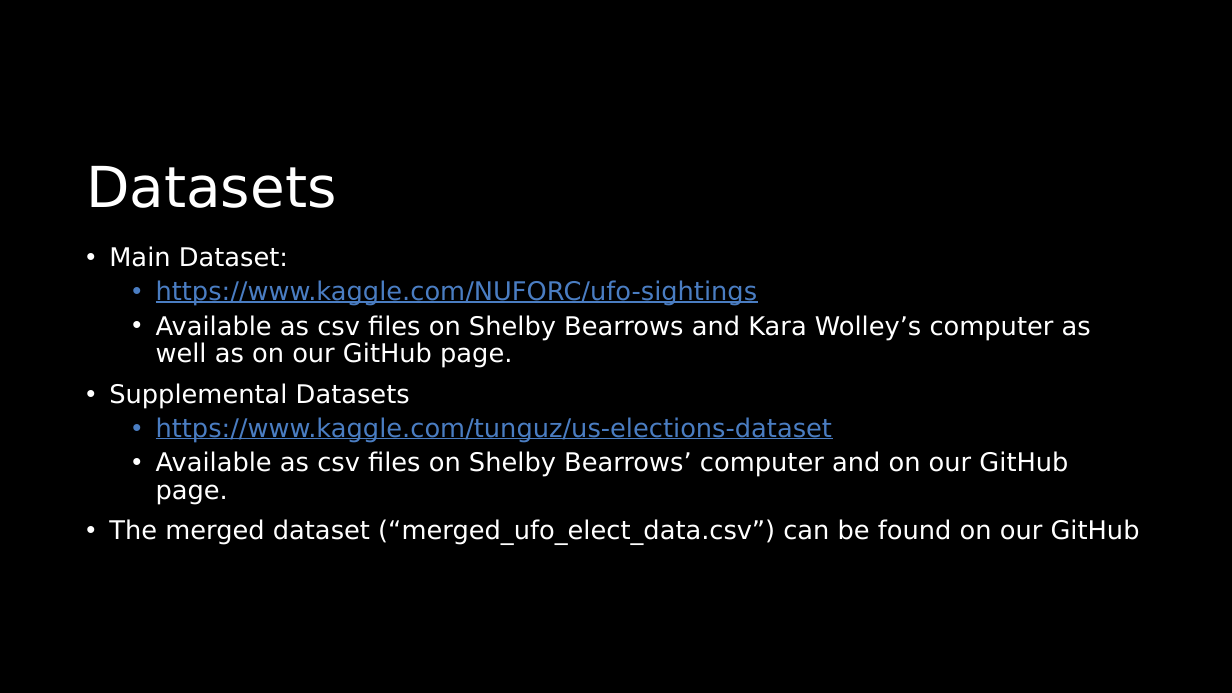
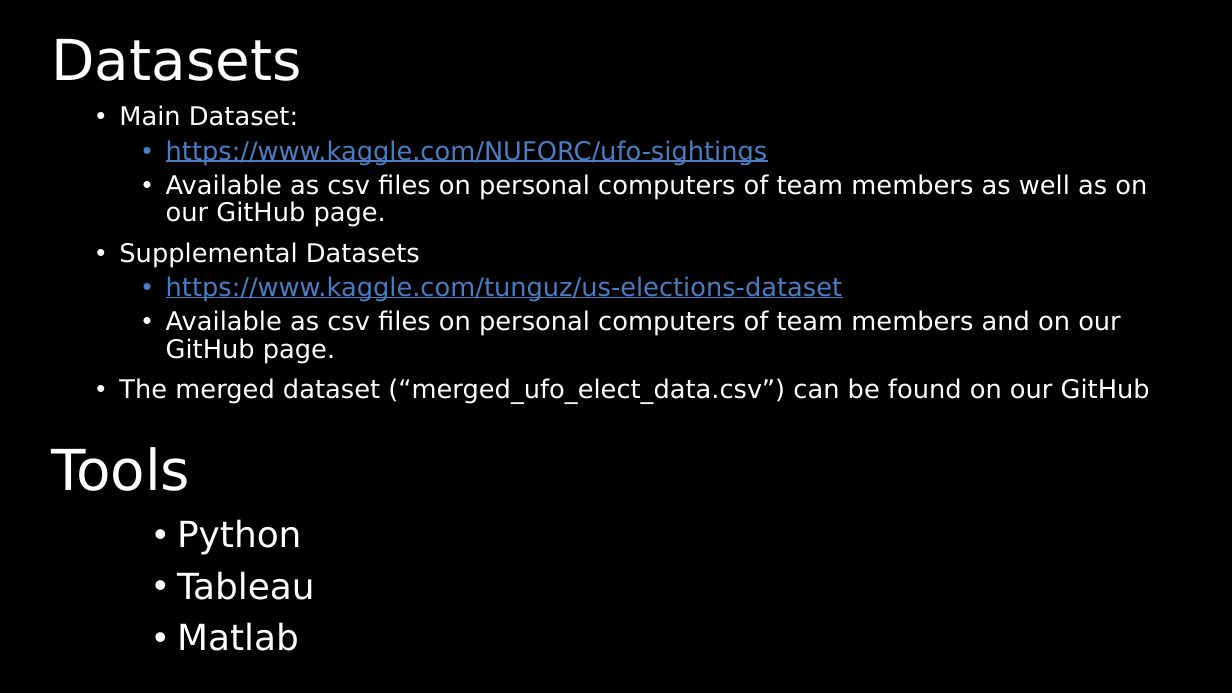
Before and after one commit to KWolley/CSPB4502_DreamTeam, a slide deck: slide 5 of UFO_presidentalElections.pptx. Drawn at 1232x693 pixels with LibreOffice and Linux fonts; fonts in the diff are those of the drawing. Boxes give left, top, right and bottom in pixels: in the first picture for what was removed or moved away, otherwise in the second. Text is boxed around its words. In the diff, an @@ line names an element or a change of style, - is before the commit and + after.

Commit message:
added tools, edited evaluation

```diff
--- a/UFO_presidentalElections.pptx
+++ b/UFO_presidentalElections.pptx
@@ title "Datasets": place and size @@
-title "Datasets" at (86,166,336,208)
+title "Datasets" at (51,39,301,81)
@@ text "Main Dataset:": place and size @@
-text "Main Dataset:" at (109,246,1140,545)
+text "Main Dataset:" at (119,105,1150,404)
@@ text at (166,174,1147,227): text changed @@
-  • Available as csv files on Shelby Bearrows and Kara Wolley’s computer as well as on our GitHub page.
+  • Available as csv files on personal computers of team members as well as on our GitHub page.
@@ text at (166,310,1121,364): text changed @@
-  • Available as csv files on Shelby Bearrows’ computer and on our GitHub page.
+  • Available as csv files on personal computers of team members and on our GitHub page.
@@ text added at (51,447,190,491), 44 pt, text #FFFFFF @@
+Tools
@@ text added at (177,519,315,651), 28 pt, text #FFFFFF @@
+• Python
+• Tableau
+• Matlab
```
Also in this commit, not shown: 3 other slides changed, 1 slide added, 7 other files.
